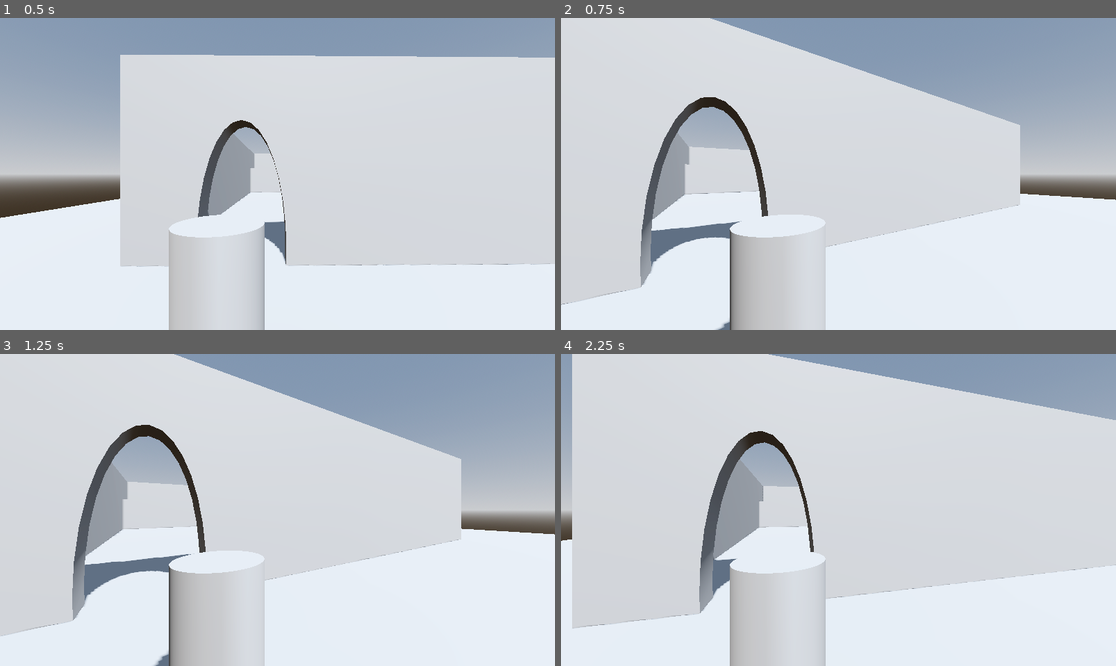
Above: before the commit, frames 1-4 (two rows, left to right).
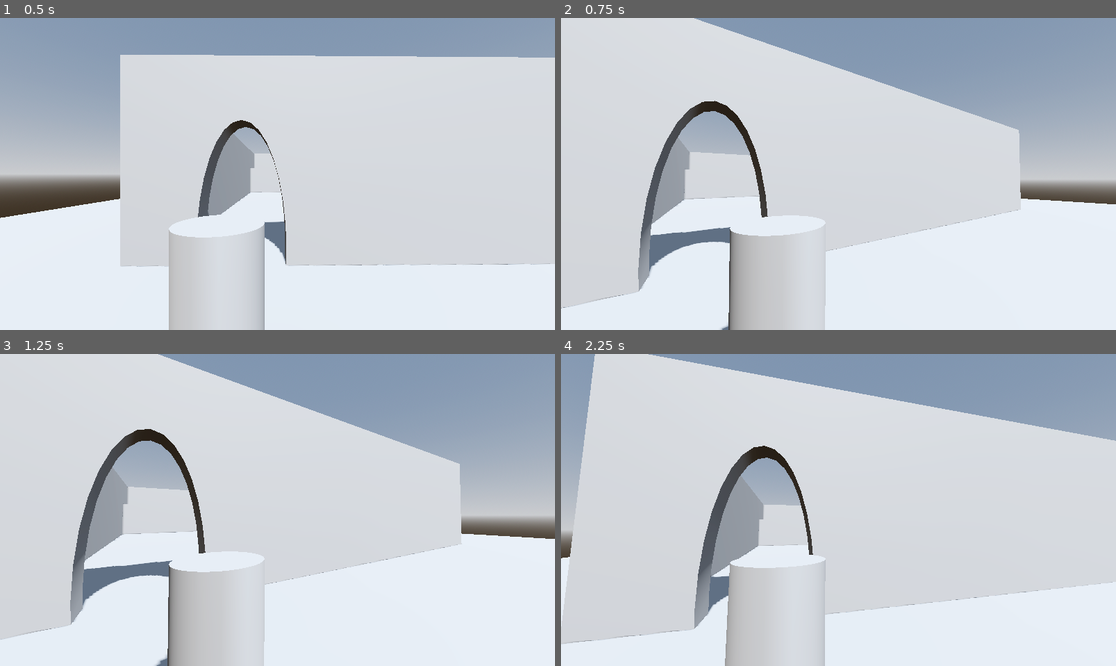
Above: after the commit, the same moments.

Repository: sporta3/Escape-the-mall
Game: Godot game, scene res://Scenes/Testworld.tscn
Same seed, same stepped clock (60 frames per second), same inputs: the game is played once before the commit and once after it.
Inputs (mouse positions are in pixels of both pictures, inside the frame that each line leads up to):
- Up to frame 1 (0.5 s): no input
- Up to frame 2 (0.75 s): tap Enter (ui_accept) at 0.5 s; move the mouse to (866, 174) at 0.52 s; hold Up (MoveForward) from 0.53 s (still down)
- Up to frame 3 (1.25 s): keep holding Up (MoveForward); tap Enter (ui_accept) at 0.77 s
- Up to frame 4 (2.25 s): keep holding Up (MoveForward); tap Enter (ui_accept) at 1.25, 1.52, 2 s; move the mouse to (810, 510) at 1.27 s; move the mouse to (849, 503) at 2.02 s

Frame 1 is identical in both runs. In frame 2, 4.5% of the frame differs, in the area x 0-100%, y 0-100%; in frame 3, 4.5%; in frame 4, 15%.

Commit message:
Wasd added

Diff:
--- a/escape-the-mall/Scripts/test_player.gd
+++ b/escape-the-mall/Scripts/test_player.gd
@@ -5,7 +5,9 @@
 const SPEED = 5.0
 const JUMP_VELOCITY = 4.5
 
-var senseHorizontal = 0.5
+#sensetivity aanpassen
+var sensHorizontal = 0.5
+var sensVertical = 0.5
 
 func _physics_process(delta: float) -> void:
 	# Add the gravity.
@@ -17,15 +19,15 @@
 
 func _input(event):
 	if event is InputEventMouseMotion:
-		rotate_y(deg_to_rad(-event.relative.x * senseHorizontal))
-
+		rotate_y(deg_to_rad(-event.relative.x * sensHorizontal))
+		camera_mount.rotate_x(deg_to_rad(-event.relative.y * sensVertical))
 	# Handle jump.
 	if Input.is_action_just_pressed("ui_accept") and is_on_floor():
 		velocity.y = JUMP_VELOCITY
 
 	# Get the input direction and handle the movement/deceleration.
 	# As good practice, you should replace UI actions with custom gameplay actions.
-	var input_dir := Input.get_vector("ui_left", "ui_right", "ui_up", "ui_down")
+	var input_dir := Input.get_vector("MoveLeft", "MoveRight", "MoveForward", "MoveBackwards")
 	var direction := (transform.basis * Vector3(input_dir.x, 0, input_dir.y)).normalized()
 	if direction:
 		velocity.x = direction.x * SPEED
